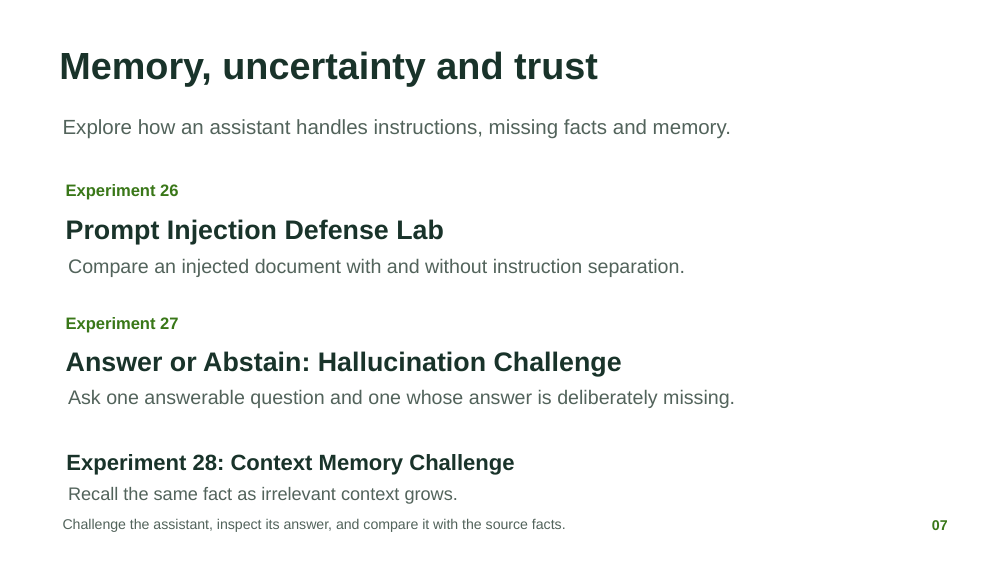
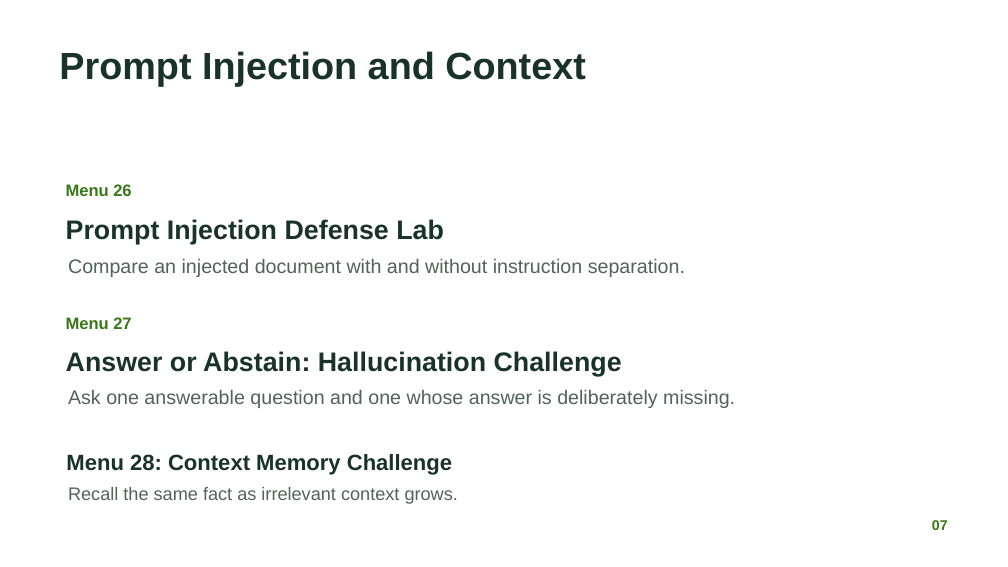
Before and after one commit to nileshsarkar-ai/JetsonNano-Demo, a slide deck: slide 7 of docs/Jetson_Nano_Local_AI_Experiments.pptx. Drawn at 1008x567 pixels with LibreOffice and Linux fonts; fonts in the diff are those of the drawing. Boxes give left, top, right and bottom in pixels: in the first picture for what was removed or moved away, otherwise in the second. Text is boxed around its words. In the diff, an @@ line names an element or a change of style, - is before the commit and + after.

```diff
--- a/docs/Jetson_Nano_Local_AI_Experiments.pptx
+++ b/docs/Jetson_Nano_Local_AI_Experiments.pptx
@@ text at [59, 51, 586, 86]: text changed @@
-Memory, uncertainty and trust
+Prompt Injection and Context
@@ text removed at [63, 119, 731, 139] @@
-Explore how an assistant handles instructions, missing facts and memory.
@@ text at [66, 184, 131, 196]: text changed @@
-Experiment 26
+Menu 26
@@ text at [66, 317, 131, 329]: text changed @@
-Experiment 27
+Menu 27
@@ text at [66, 454, 452, 475]: text changed @@
-Experiment 28: Context Memory Challenge
+Menu 28: Context Memory Challenge
@@ text removed at [63, 518, 566, 532] @@
-Challenge the assistant, inspect its answer, and compare it with the source facts.
```
Also in this commit, not shown: 8 other slides changed, 1 slide added, 1 slide removed, 2 other files.
